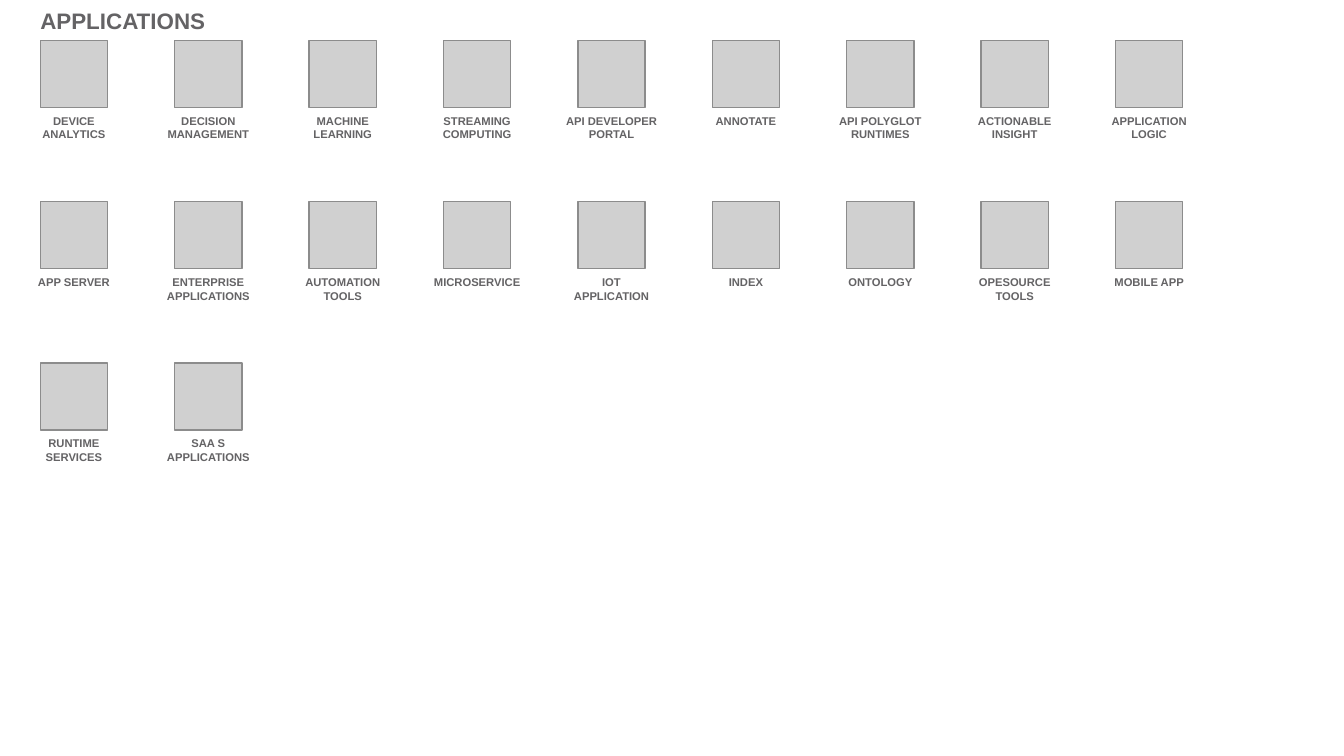
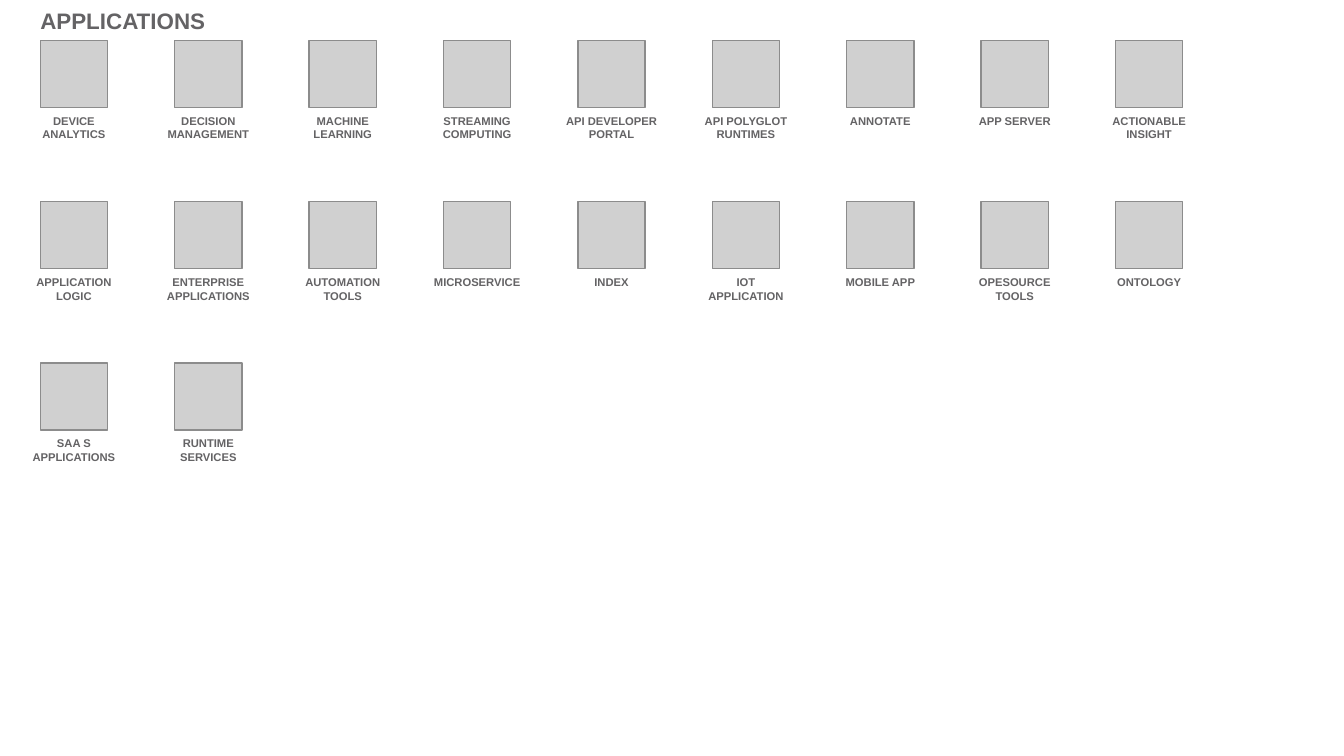
Before and after one commit to l2fprod/myarchitecture, a slide deck: slide 14 of mycatalog-architecture-diagram-template.pptx. Drawn at 1344x756 pixels with LibreOffice and Linux fonts; fonts in the diff are those of the drawing; grey boxes stand for pictures. Boxes give left, top, right and bottom in pixels: in the first picture for what was removed or moved away, otherwise in the second. Text is boxed around its words. In the diff, an @@ line names an element or a change of style, - is before the commit and + after.

```diff
--- a/mycatalog-architecture-diagram-template.pptx
+++ b/mycatalog-architecture-diagram-template.pptx
@@ text added at (x1=979, y1=117, x2=1051, y2=125), 6 pt, text #646365, bold @@
+APP SERVER
@@ text removed at (x1=1112, y1=117, x2=1187, y2=138) @@
-APPLICATION LOGIC
@@ text at (x1=36, y1=278, x2=111, y2=300): text changed @@
-APP SERVER
+APPLICATION LOGIC
@@ text at (x1=846, y1=278, x2=915, y2=286): text changed @@
-ONTOLOGY
+MOBILE APP
@@ text at (x1=1117, y1=278, x2=1181, y2=286): text changed @@
-MOBILE APP
+ONTOLOGY
@@ 3 texts moved together from (x1=167, y1=117, x2=922, y2=461) to (x1=33, y1=117, x2=787, y2=461) @@
@@ 4 texts moved together from (x1=46, y1=117, x2=1051, y2=461) to (x1=180, y1=117, x2=1185, y2=461) @@
```
Also in this commit, not shown: 13 other slides changed.
